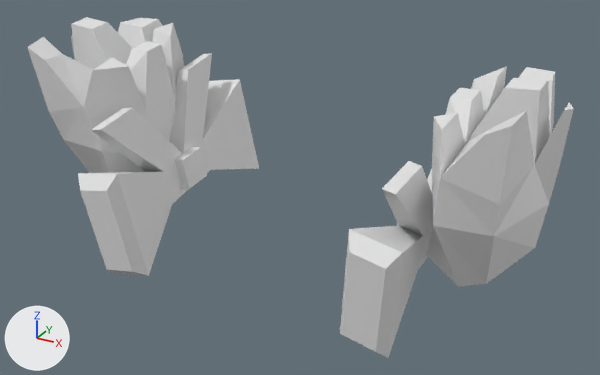
One commit to the OBJ model src/main/resources/assets/twintails/models/twintails_pink.obj: the scene before it, then after it.
Rendered twice from a camera (50 mm lens) standing at (0.73, -1.43, 0.244) and looking at (0.022, -0.144, -0.399). The lights are fixed; the arrows at lower left show +X, +Y and +Z. Where no turn or scale is listed for an object, it has been applied to the vertices.

Names of what the first picture shows: 'Madoka_Hair_2_MadokaHair', 'Madoka_Ribbon_2_MadokaRibbon2'.
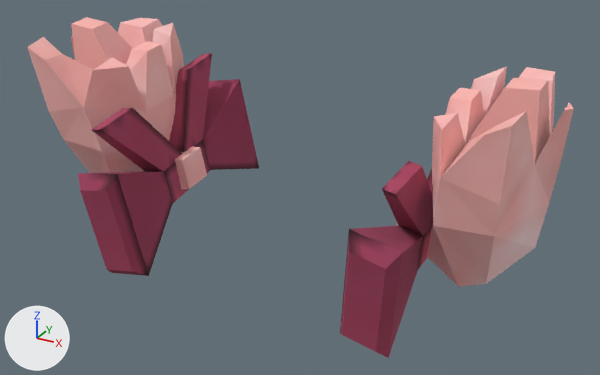
The change, as a list of edits to the scene's bpy script:
```text
Add img_twintails_pink:
    img_twintails_pink = load_image('twintails_pink', '../textures/models/twintails_pink.png', 32, 32, 'sRGB')
Add mat_pink:
    mat_pink = principled_material('pink')
    mat_pink.texture = img_twintails_pink
    mat_pink.roughness = 1.0
Change me_madoka_hair_2_madokahair:
    where me_madoka_hair_2_madokahair.from_pydata(...)  # 112 vertices, 216 faces; spans x -0.509..0.509, y -0.329..0.012, z -0.487..-0.119
    add me_madoka_hair_2_madokahair.materials.append(mat_pink)  # picture img_twintails_pink
Change me_madoka_ribbon_2_madokaribbon2:
    where me_madoka_ribbon_2_madokaribbon2.from_pydata(...)  # 72 vertices, 136 faces; spans x -0.345..0.345, y -0.39..0.128, z -0.577..-0.216
    add me_madoka_ribbon_2_madokaribbon2.materials.append(mat_pink)  # picture img_twintails_pink
```

What differs and where, as boxes [x1, y1, x2, y2] in the pictures (600 x 375 px):
'Madoka_Hair_2_MadokaHair', recoloured (grey to pink): [27, 17, 574, 287] in both
'Madoka_Ribbon_2_MadokaRibbon2', recoloured (grey to red): [78, 53, 433, 358] in both
